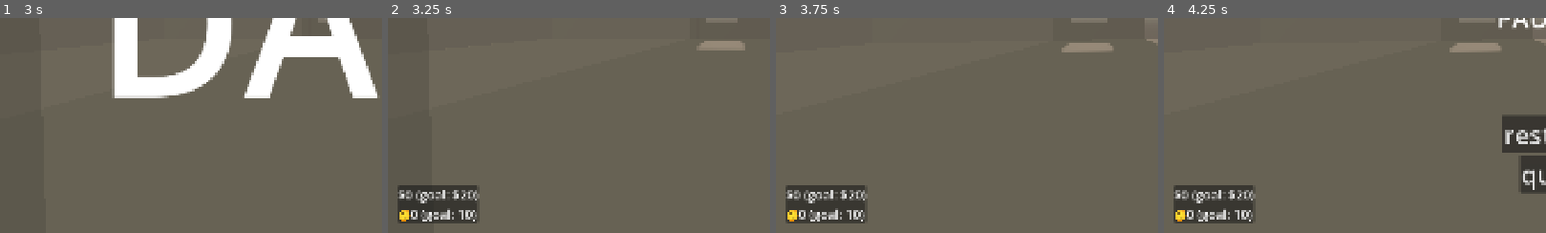
Above: before the commit, frames 1-4 (left to right).
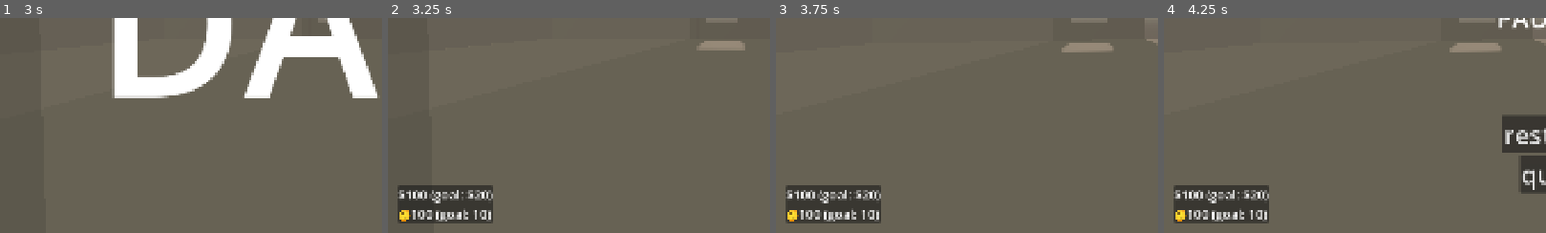
Above: after the commit, the same moments.

Repository: Sunday-Studio-Team/cafe
Game: Godot game, scene res://main.tscn
Two runs of this game, one before a commit and one after it. Both use one fixed random seed, a clock stepped at 60 frames per second and the inputs below. The engine's default icon, where the game draws it, is replaced by a stand-in: a white triangle on a blue panel in a dark square.
Inputs (mouse positions are % of the whole screen's width and height, from its top left):
- Up to frame 1 (3 s): move the mouse to (55, 50) at 0.52 s; hold E (interact) 0.53-1.28 s; hold W (move_forward) from 0.53 s (still down); move the mouse to (45, 50) at 1.27 s; tap E (interact) at 1.35, 2.3 s; move the mouse to (52, 48) at 2.02 s; hold Shift (sprint) 2.03-2.78 s; tap Enter at 2.75 s; move the mouse to (49, 52) at 2.77 s; tap I at 2.85 s
- Up to frame 2 (3.25 s): keep holding W (move_forward); tap E (interact) at 3.05 s
- Up to frame 3 (3.75 s): keep holding W (move_forward); tap Space at 3.5 s; move the mouse to (57, 51) at 3.52 s; hold E (interact) from 3.53 s (still down)
- Up to frame 4 (4.25 s): keep holding W (move_forward); keep holding E (interact); tap Escape (pause) at 4.15 s
The pictures show only the part of the screen within x 0-50%, y 50-100%; the shares and areas given below are measured in that part.

Frame 1 is identical in both runs. In frame 2, 1.8% of the frame differs, in the area x 4-28%, y 77-96%; in frame 3, 1.8%; in frame 4, 1.8%.

Commit message:
add (buggy + ugly) shop

Diff:
--- a/godot/autoloads/events.gd
+++ b/godot/autoloads/events.gd
@@ -16,6 +16,7 @@
 signal money_updated(new_value: float, old_value: float)
 signal customer_score_updated(new_value: int, old_value: int)
 signal alert_posted(message: String)
+signal items_updated
 # minigames
 signal minigame_active
 signal minigame_cancelled
--- a/godot/autoloads/global.gd
+++ b/godot/autoloads/global.gd
@@ -25,6 +25,7 @@
 var score_update_message: String
 var player_in_cctv_los := false
 var minigame_active := false
+var in_pc_ui := false
 var holding_ingredients := false
 var day := 1
 # this just defines the max day where we quit if we beat it
--- a/godot/desk.tscn
+++ b/godot/desk.tscn
@@ -1,4 +1,14 @@
 [gd_scene format=3 uid="uid://dhmqo5yinqk0t"]
+
+[ext_resource type="Script" uid="uid://cku66354bxktd" path="res://interactable.gd" id="1_ep8l3"]
+
+[sub_resource type="BoxShape3D" id="BoxShape3D_t5y75"]
+
+[sub_resource type="BoxShape3D" id="BoxShape3D_ep8l3"]
+size = Vector3(0.5, 1, 0.5)
+
+[sub_resource type="BoxShape3D" id="BoxShape3D_r42xq"]
+size = Vector3(1.49, 1, 1.01)
 
 [sub_resource type="BoxMesh" id="BoxMesh_r42xq"]
 size = Vector3(1.5, 0.1, 1)
@@ -39,88 +49,95 @@
 [sub_resource type="BoxMesh" id="BoxMesh_r8wvv"]
 size = Vector3(0.1, 0.025, 0.075)
 
-[sub_resource type="BoxShape3D" id="BoxShape3D_r42xq"]
-size = Vector3(1.49, 1, 1.01)
+[node name="Desk" type="Area3D" unique_id=2130239944 node_paths=PackedStringArray("mesh")]
+script = ExtResource("1_ep8l3")
+display_name = "use PC"
+mesh = NodePath("Model/Monitor")
+metadata/_custom_type_script = "uid://cku66354bxktd"
 
-[sub_resource type="BoxShape3D" id="BoxShape3D_ep8l3"]
-size = Vector3(0.5, 1, 0.5)
+[node name="CollisionShape3D" type="CollisionShape3D" parent="." unique_id=337724593]
+transform = Transform3D(1, 0, 0, 0, 1, 0, 0, 0, 1, 0, 1, 0)
+shape = SubResource("BoxShape3D_t5y75")
 
-[node name="Desk" type="StaticBody3D" unique_id=1519674799]
+[node name="StaticBody3D" type="StaticBody3D" parent="." unique_id=1519674799]
 
-[node name="Table" type="MeshInstance3D" parent="." unique_id=297491436]
-transform = Transform3D(1, 0, 0, 0, 1, 0, 0, 0, 1, 0, 0.7, 0)
+[node name="CollisionShape3D2" type="CollisionShape3D" parent="StaticBody3D" unique_id=487393276]
+transform = Transform3D(1, 0, 0, 0, 1, 0, 0, 0, 1, 0, 0.43864143, 0.8150705)
+shape = SubResource("BoxShape3D_ep8l3")
+
+[node name="CollisionShape3D" type="CollisionShape3D" parent="StaticBody3D" unique_id=302117327]
+transform = Transform3D(1, 0, 0, 0, 1, 0, 0, 0, 1, 0, 0.52379656, -0.0031053424)
+shape = SubResource("BoxShape3D_r42xq")
+
+[node name="Model" type="Node3D" parent="." unique_id=166450955]
+transform = Transform3D(1, 0, 0, 0, 1, 0, 0, 0, 1, 0.10080838, 0.80964196, 0.09252084)
+
+[node name="Table" type="MeshInstance3D" parent="Model" unique_id=297491436]
+transform = Transform3D(1, 0, 0, 0, 1, 0, 0, 0, 1, -0.10080838, -0.10964197, -0.09252084)
 mesh = SubResource("BoxMesh_r42xq")
 
-[node name="Leg" type="MeshInstance3D" parent="Table" unique_id=586339268]
+[node name="Leg" type="MeshInstance3D" parent="Model/Table" unique_id=586339268]
 transform = Transform3D(1, 0, 0, 0, 1, 0, 0, 0, 1, -0.6, -0.3, 0.4)
 mesh = SubResource("CylinderMesh_ep8l3")
 
-[node name="Leg2" type="MeshInstance3D" parent="Table" unique_id=1787574776]
+[node name="Leg2" type="MeshInstance3D" parent="Model/Table" unique_id=1787574776]
 transform = Transform3D(1, 0, 0, 0, 1, 0, 0, 0, 1, -0.6, -0.3, -0.4)
 mesh = SubResource("CylinderMesh_ep8l3")
 
-[node name="Leg3" type="MeshInstance3D" parent="Table" unique_id=405996757]
+[node name="Leg3" type="MeshInstance3D" parent="Model/Table" unique_id=405996757]
 transform = Transform3D(1, 0, 0, 0, 1, 0, 0, 0, 1, 0.6, -0.3, 0.4)
 mesh = SubResource("CylinderMesh_ep8l3")
 
-[node name="Leg4" type="MeshInstance3D" parent="Table" unique_id=1099823778]
+[node name="Leg4" type="MeshInstance3D" parent="Model/Table" unique_id=1099823778]
 transform = Transform3D(1, 0, 0, 0, 1, 0, 0, 0, 1, 0.6, -0.3, -0.4)
 mesh = SubResource("CylinderMesh_ep8l3")
 
-[node name="Chair" type="MeshInstance3D" parent="." unique_id=1908694284]
-transform = Transform3D(1, 0, 0, 0, 1, 0, 0, 0, 1, 0, 0.4, 0.8)
+[node name="Chair" type="MeshInstance3D" parent="Model" unique_id=1908694284]
+transform = Transform3D(1, 0, 0, 0, 1, 0, 0, 0, 1, -0.10080838, -0.40964195, 0.7074792)
 mesh = SubResource("CylinderMesh_r42xq")
 
-[node name="Back" type="MeshInstance3D" parent="Chair" unique_id=479097061]
+[node name="Back" type="MeshInstance3D" parent="Model/Chair" unique_id=479097061]
 transform = Transform3D(1, 0, 0, 0, 1, 0, 0, 0, 1, 0, 0.29514572, 0.21275967)
 mesh = SubResource("BoxMesh_ep8l3")
 
-[node name="Leg" type="MeshInstance3D" parent="Chair" unique_id=1645086392]
+[node name="Leg" type="MeshInstance3D" parent="Model/Chair" unique_id=1645086392]
 transform = Transform3D(1, 0, 0, 0, 1, 0, 0, 0, 1, -0.100000024, -0.20911375, -0.16314512)
 mesh = SubResource("CylinderMesh_t5y75")
 
-[node name="Leg2" type="MeshInstance3D" parent="Chair" unique_id=418650304]
+[node name="Leg2" type="MeshInstance3D" parent="Model/Chair" unique_id=418650304]
 transform = Transform3D(1, 0, 0, 0, 1, 0, 0, 0, 1, -0.100000024, -0.20911375, 0.15568203)
 mesh = SubResource("CylinderMesh_t5y75")
 
-[node name="Leg3" type="MeshInstance3D" parent="Chair" unique_id=1436348519]
+[node name="Leg3" type="MeshInstance3D" parent="Model/Chair" unique_id=1436348519]
 transform = Transform3D(1, 0, 0, 0, 1, 0, 0, 0, 1, 0.16004726, -0.20911375, -0.16314512)
 mesh = SubResource("CylinderMesh_t5y75")
 
-[node name="Leg4" type="MeshInstance3D" parent="Chair" unique_id=1674519016]
+[node name="Leg4" type="MeshInstance3D" parent="Model/Chair" unique_id=1674519016]
 transform = Transform3D(1, 0, 0, 0, 1, 0, 0, 0, 1, 0.16004726, -0.20911375, 0.15568203)
 mesh = SubResource("CylinderMesh_t5y75")
 
-[node name="Pc" type="MeshInstance3D" parent="." unique_id=1761426732]
-transform = Transform3D(-4.371139e-08, 1, 0, -1, -4.371139e-08, 0, 0, 0, 1, 0.54897773, 0.9479301, -0.19627096)
+[node name="Pc" type="MeshInstance3D" parent="Model" unique_id=1761426732]
+transform = Transform3D(-4.371139e-08, 1, 0, -1, -4.371139e-08, 0, 0, 0, 1, 0.44816935, 0.13828814, -0.2887918)
 mesh = SubResource("BoxMesh_t5y75")
 
-[node name="Monitor" type="MeshInstance3D" parent="." unique_id=218762248]
-transform = Transform3D(1, 0, 0, 0, 1, 0, 0, 0, 1, 0, 1.04603, -0.24978215)
+[node name="Monitor" type="MeshInstance3D" parent="Model" unique_id=218762248]
+transform = Transform3D(1, 0, 0, 0, 1, 0, 0, 0, 1, -0.10080838, 0.23638809, -0.34230298)
 mesh = SubResource("BoxMesh_se7ci")
 
-[node name="Screen" type="MeshInstance3D" parent="Monitor" unique_id=1353284685]
+[node name="Screen" type="MeshInstance3D" parent="Model/Monitor" unique_id=1353284685]
 transform = Transform3D(1, 0, 0, 0, 1, 0, 0, 0, 1, 0, 0, 0.027276814)
 mesh = SubResource("BoxMesh_lrwc4")
 
-[node name="Kb" type="MeshInstance3D" parent="." unique_id=1232282383]
-transform = Transform3D(0.9994531, 0, -0.033067957, 0, 1, 0, 0.033067957, 0, 0.9994531, -0.1077013, 0.75940037, 0.23132479)
+[node name="Kb" type="MeshInstance3D" parent="Model" unique_id=1232282383]
+transform = Transform3D(0.9994531, 0, -0.033067957, 0, 1, 0, 0.033067957, 0, 0.9994531, -0.20850968, -0.05024159, 0.13880396)
 mesh = SubResource("BoxMesh_tm3w8")
 
-[node name="Mouse" type="MeshInstance3D" parent="." unique_id=1146626200]
-transform = Transform3D(-0.25881904, 0, 0.9659258, 0, 1, 0, -0.9659258, 0, -0.25881904, 0.26438224, 0.7647054, 0.2208913)
+[node name="Mouse" type="MeshInstance3D" parent="Model" unique_id=1146626200]
+transform = Transform3D(-0.25881904, 0, 0.9659258, 0, 1, 0, -0.9659258, 0, -0.25881904, 0.16357386, -0.044936538, 0.12837046)
 mesh = SubResource("BoxMesh_r8wvv")
 
-[node name="CollisionShape3D" type="CollisionShape3D" parent="." unique_id=302117327]
-transform = Transform3D(1, 0, 0, 0, 1, 0, 0, 0, 1, 0, 0.52379656, -0.0031053424)
-shape = SubResource("BoxShape3D_r42xq")
-
-[node name="CollisionShape3D2" type="CollisionShape3D" parent="." unique_id=487393276]
-transform = Transform3D(1, 0, 0, 0, 1, 0, 0, 0, 1, 0, 0.43864143, 0.8150705)
-shape = SubResource("BoxShape3D_ep8l3")
-
-[node name="SpotLight3D" type="SpotLight3D" parent="." unique_id=2044123886]
-transform = Transform3D(1, 0, 0, 0, -0.5000001, 0.8660254, 0, -0.8660254, -0.5000001, 0, 1.049428, -0.15851712)
+[node name="SpotLight3D" type="SpotLight3D" parent="Model" unique_id=2044123886]
+transform = Transform3D(1, 0, 0, 0, -0.5000001, 0.8660254, 0, -0.8660254, -0.5000001, -0.10080838, 0.23978603, -0.25103796)
 visible = false
 light_energy = 0.5
 shadow_enabled = true
--- a/godot/interactable.gd
+++ b/godot/interactable.gd
@@ -43,7 +43,12 @@
 
 
 func _physics_process(delta: float) -> void:
-	if Global.hovered_interactable != self or not enabled:
+	if (
+		Global.hovered_interactable != self
+		or not enabled
+		or Global.in_pc_ui
+		or Global.minigame_active
+	):
 		if mesh:
 			mesh.material_overlay = null
 		if not keep_progress_on_interrupt:
--- /dev/null
+++ b/godot/items/barista_book.tres
@@ -0,0 +1,10 @@
+[gd_resource type="Resource" script_class="Item" format=3 uid="uid://b7j7p84hynyid"]
+
+[ext_resource type="Texture2D" uid="uid://b1j05q5s30754" path="res://icon.svg" id="1_c8eu7"]
+[ext_resource type="Script" uid="uid://w8k3e1miec1a" path="res://items/item.gd" id="2_2f08s"]
+
+[resource]
+script = ExtResource("2_2f08s")
+name = "barista book"
+icon = ExtResource("1_c8eu7")
+metadata/_custom_type_script = "uid://w8k3e1miec1a"
--- a/godot/items/item.gd
+++ b/godot/items/item.gd
@@ -7,6 +7,7 @@
 
 @export var name: String
 @export var icon: Texture
+@export var price: float = 5
 ## this will be for showing the item physically on the shelf when we own it
 ## (we might actually just show the icon as a 3d sprite, im sorta just sketching here)
 @export var model: PackedScene
--- /dev/null
+++ b/godot/items/nice_spoon.tres
@@ -0,0 +1,10 @@
+[gd_resource type="Resource" script_class="Item" format=3 uid="uid://kxjctrnpqcs3"]
+
+[ext_resource type="Script" uid="uid://w8k3e1miec1a" path="res://items/item.gd" id="1_4i5wr"]
+[ext_resource type="Texture2D" uid="uid://b1j05q5s30754" path="res://icon.svg" id="1_pd80m"]
+
+[resource]
+script = ExtResource("1_4i5wr")
+name = "nice spoon"
+icon = ExtResource("1_pd80m")
+metadata/_custom_type_script = "uid://w8k3e1miec1a"
--- /dev/null
+++ b/godot/items/shoes.tres
@@ -0,0 +1,13 @@
+[gd_resource type="Resource" script_class="Item" format=3 uid="uid://bhcmo11ttgvh3"]
+
+[ext_resource type="Texture2D" uid="uid://b1j05q5s30754" path="res://icon.svg" id="1_ajqi7"]
+[ext_resource type="Script" uid="uid://w8k3e1miec1a" path="res://items/item.gd" id="1_h0qgh"]
+
+[resource]
+script = ExtResource("1_h0qgh")
+name = "shoes"
+icon = ExtResource("1_ajqi7")
+stat_bonuses = {
+"default_move_speed": 0.25
+}
+metadata/_custom_type_script = "uid://w8k3e1miec1a"
--- a/godot/main.gd
+++ b/godot/main.gd
@@ -11,6 +11,8 @@
 @export var window: Node3D
 @export var ui: CanvasLayer
 @export var day_indicator: Label
+@export var desk: Interactable
+@export var pc_ui: Control
 #Minigame
 @export var minigame_controller: CanvasLayer
 @export var test_item: Item
@@ -27,16 +29,18 @@
 	Events.shift_started.connect(_on_shift_started)
 	Events.customer_approached_machine.connect(_on_customer_approached_machine)
 
+	desk.interacted.connect(_on_desk_interacted)
+
 	#Connect minigame
 	Events.minigame_active.connect(_on_minigame_active)
 	Events.minigame_end.connect(_on_minigame_end)
 
 	# we have to set these manually here so if we reload the scene theyll reset
-	Stats.daily_profit = 0
-	Stats.employee_rating = 0
+	Stats.daily_profit = 100
+	Stats.employee_rating = 100
 
 	set_per_day_stuff()
-	apply_item_effects()
+	#apply_item_effects()
 
 	ui.hide()
 	day_indicator.text = "DAY %s" % Global.day
@@ -140,3 +144,8 @@
 func _on_shift_started():
 	game_timer.start()
 	customer_spawn_timer.start()
+
+
+func _on_desk_interacted() -> void:
+	ui.hide()
+	pc_ui.show()
--- a/godot/main.tscn
+++ b/godot/main.tscn
@@ -8,7 +8,7 @@
 [ext_resource type="PackedScene" uid="uid://dhmqo5yinqk0t" path="res://desk.tscn" id="3_vivmo"]
 [ext_resource type="PackedScene" uid="uid://c01lyg34g6sxd" path="res://player.tscn" id="4_1bvp3"]
 [ext_resource type="PackedScene" uid="uid://dm7kt8nyip6tb" path="res://window.tscn" id="4_272bh"]
-[ext_resource type="Script" uid="uid://mf7n2lw6ea0i" path="res://ui/ui.gd" id="5_lquwl"]
+[ext_resource type="Script" uid="uid://mf7n2lw6ea0i" path="res://ui/pc/ui.gd" id="5_lquwl"]
 [ext_resource type="PackedScene" uid="uid://by5ndd0lvwdiv" path="res://open_close_sign.tscn" id="6_w48qg"]
 [ext_resource type="AudioStream" uid="uid://b81yrkbyintns" path="res://audio/money.wav" id="7_5vw27"]
 [ext_resource type="Texture2D" uid="uid://bieg4r5p475q3" path="res://sprites/cctv.png" id="7_ycdy4"]
@@ -18,6 +18,7 @@
 [ext_resource type="PackedScene" uid="uid://dltayqwtj31d1" path="res://ui/pause_menu.tscn" id="11_ycdy4"]
 [ext_resource type="PackedScene" uid="uid://ctyf8qliv65c4" path="res://security_cam.tscn" id="12_dg77c"]
 [ext_resource type="AudioStream" uid="uid://dqymj08g37g78" path="res://audio/time_low.mp3" id="14_yaehf"]
+[ext_resource type="PackedScene" uid="uid://1efsqsuvbkts" path="res://ui/pc/pc.tscn" id="20_82xsv"]
 [ext_resource type="PackedScene" uid="uid://c1vvwndvemdbo" path="res://ui/end_screen.tscn" id="21_getpj"]
 
 [sub_resource type="WorldBoundaryShape3D" id="WorldBoundaryShape3D_2cqfq"]
@@ -65,7 +66,7 @@
 format = 3
 stereo = true
 
-[node name="Main" type="Node3D" unique_id=1806237155 node_paths=PackedStringArray("machines", "cameras", "side_machine", "customer_spawn_timer", "spot_for_customer_entry", "customer_leaving_spot", "game_timer", "window", "ui", "day_indicator", "minigame_controller")]
+[node name="Main" type="Node3D" unique_id=1806237155 node_paths=PackedStringArray("machines", "cameras", "side_machine", "customer_spawn_timer", "spot_for_customer_entry", "customer_leaving_spot", "game_timer", "window", "ui", "day_indicator", "desk", "pc_ui", "minigame_controller")]
 script = ExtResource("1_ig7tw")
 machines = [NodePath("Machines/Machine2"), NodePath("Machines/Machine3")]
 cameras = NodePath("SecurityCams")
@@ -78,6 +79,8 @@
 window = NodePath("Window")
 ui = NodePath("UI")
 day_indicator = NodePath("DayIndicator/Label")
+desk = NodePath("Building/Desk")
+pc_ui = NodePath("PCUI/PC")
 minigame_controller = NodePath("MinigameController")
 test_item = ExtResource("3_82xsv")
 
@@ -532,5 +535,11 @@
 [node name="EndScreen" parent="." unique_id=1100370049 instance=ExtResource("21_getpj")]
 visible = false
 
+[node name="PCUI" type="CanvasLayer" parent="." unique_id=1232958959]
+
+[node name="PC" parent="PCUI" unique_id=303240417 node_paths=PackedStringArray("ui") instance=ExtResource("20_82xsv")]
+visible = false
+ui = NodePath("../../UI")
+
 [editable path="SecurityCams/SecurityCam2"]
 [editable path="SecurityCams/SecurityCam4"]
--- a/godot/player.gd
+++ b/godot/player.gd
@@ -62,7 +62,12 @@
 
 
 func handle_movement(delta: float) -> void:
-	if not movement_enabled or holding_interactable or Global.minigame_active:
+	if (
+		not movement_enabled
+		or holding_interactable
+		or Global.minigame_active
+		or Global.in_pc_ui
+	):
 		velocity = Vector3.ZERO
 		return
 	# get the input direction (literally a Vector2 of the WASD/stick direction in x and y)
--- a/godot/stationary_cafe.tscn
+++ b/godot/stationary_cafe.tscn
@@ -5,7 +5,7 @@
 [ext_resource type="PackedScene" uid="uid://c01lyg34g6sxd" path="res://player.tscn" id="1_wprfe"]
 [ext_resource type="PackedScene" uid="uid://dp7t0dh80ct1r" path="res://customer.tscn" id="2_cpnvh"]
 [ext_resource type="PackedScene" uid="uid://dm7kt8nyip6tb" path="res://window.tscn" id="3_e11qe"]
-[ext_resource type="Script" uid="uid://mf7n2lw6ea0i" path="res://ui/ui.gd" id="6_ybsfc"]
+[ext_resource type="Script" uid="uid://mf7n2lw6ea0i" path="res://ui/pc/ui.gd" id="6_ybsfc"]
 [ext_resource type="Script" uid="uid://d26vdt6uji0gm" path="res://ui/pause_menu.gd" id="7_yr38v"]
 
 [sub_resource type="Environment" id="Environment_wprfe"]
--- a/godot/ui/pause_menu.gd
+++ b/godot/ui/pause_menu.gd
@@ -25,6 +25,7 @@
 	if (
 		Input.is_action_just_pressed("pause")
 		and not Global.minigame_active
+		and not Global.in_pc_ui
 		and not in_end_screen
 	):
 		get_tree().paused = !get_tree().paused
--- /dev/null
+++ b/godot/ui/pc/email_app.tscn
@@ -0,0 +1,11 @@
+[gd_scene format=3 uid="uid://c3hbk2kct6kc7"]
+
+[ext_resource type="PackedScene" uid="uid://cqa614p1f0ccb" path="res://ui/pc/pc_app.tscn" id="1_yb0su"]
+
+[node name="EmailApp" unique_id=270681436 instance=ExtResource("1_yb0su")]
+
+[node name="ScrollContainer" type="ScrollContainer" parent="MarginContainer/VBoxContainer" parent_id_path=PackedInt32Array(1960292155) index="1" unique_id=194945357]
+layout_mode = 2
+
+[node name="Emails" type="VBoxContainer" parent="MarginContainer/VBoxContainer/ScrollContainer" index="0" unique_id=1640140603]
+layout_mode = 2
--- /dev/null
+++ b/godot/ui/pc/pc.gd
@@ -0,0 +1,36 @@
+extends Control
+
+@export var email_button: Button
+@export var shop_button: Button
+@export var email_app: PCApp
+@export var shop_app: PCApp
+@export var exit_button: Button
+## regular game hud
+@export var ui: CanvasLayer
+
+
+func _ready() -> void:
+	email_button.pressed.connect(_on_email_button_pressed)
+	shop_button.pressed.connect(_on_shop_button_pressed)
+	exit_button.pressed.connect(
+		func():
+			hide()
+			ui.show()
+	)
+	visibility_changed.connect(
+		func():
+			if visible:
+				Global.in_pc_ui = true
+				Input.mouse_mode = Input.MOUSE_MODE_VISIBLE
+			else:
+				Global.in_pc_ui = false
+				Input.mouse_mode = Input.MOUSE_MODE_CAPTURED
+	)
+
+
+func _on_email_button_pressed() -> void:
+	email_app.show()
+
+
+func _on_shop_button_pressed() -> void:
+	shop_app.show()
--- /dev/null
+++ b/godot/ui/pc/pc.tscn
@@ -0,0 +1,80 @@
+[gd_scene format=3 uid="uid://1efsqsuvbkts"]
+
+[ext_resource type="Script" uid="uid://dp6xi3yg7ev4q" path="res://ui/pc/pc.gd" id="1_yl021"]
+[ext_resource type="Texture2D" uid="uid://bmqsi4w6n2thu" path="res://sprites/email_icon.png" id="2_am8ka"]
+[ext_resource type="Texture2D" uid="uid://d3nmgsusj5d7c" path="res://sprites/shop_icon.png" id="3_qefv1"]
+[ext_resource type="PackedScene" uid="uid://bgyc1mnye0hph" path="res://ui/pc/shop_app.tscn" id="4_klsw4"]
+[ext_resource type="PackedScene" uid="uid://c3hbk2kct6kc7" path="res://ui/pc/email_app.tscn" id="5_k03dd"]
+
+[node name="PC" type="Control" unique_id=303240417 node_paths=PackedStringArray("email_button", "shop_button", "email_app", "shop_app", "exit_button")]
+layout_mode = 3
+anchors_preset = 15
+anchor_right = 1.0
+anchor_bottom = 1.0
+grow_horizontal = 2
+grow_vertical = 2
+script = ExtResource("1_yl021")
+email_button = NodePath("MarginContainer/Apps/Email")
+shop_button = NodePath("MarginContainer/Apps/Shop")
+email_app = NodePath("MarginContainer/EmailApp")
+shop_app = NodePath("MarginContainer/ShopApp")
+exit_button = NodePath("MarginContainer/Exit")
+
+[node name="MarginContainer" type="MarginContainer" parent="." unique_id=1233319173]
+layout_mode = 1
+anchors_preset = 15
+anchor_right = 1.0
+anchor_bottom = 1.0
+grow_horizontal = 2
+grow_vertical = 2
+theme_override_constants/margin_left = 100
+theme_override_constants/margin_top = 100
+theme_override_constants/margin_right = 100
+theme_override_constants/margin_bottom = 100
+
+[node name="Background" type="ColorRect" parent="MarginContainer" unique_id=645540393]
+layout_mode = 2
+color = Color(0.28485027, 0.28485027, 0.28485027, 1)
+
+[node name="Apps" type="HBoxContainer" parent="MarginContainer" unique_id=620486221]
+layout_mode = 2
+theme_override_constants/separation = 50
+
+[node name="Email" type="Button" parent="MarginContainer/Apps" unique_id=99455866]
+texture_filter = 1
+layout_mode = 2
+size_flags_horizontal = 10
+size_flags_vertical = 4
+theme_override_font_sizes/font_size = 64
+text = "email"
+icon = ExtResource("2_am8ka")
+icon_alignment = 1
+vertical_icon_alignment = 0
+expand_icon = true
+
+[node name="Shop" type="Button" parent="MarginContainer/Apps" unique_id=58281754]
+texture_filter = 1
+layout_mode = 2
+size_flags_horizontal = 2
+size_flags_vertical = 4
+theme_override_font_sizes/font_size = 64
+text = "shop"
+icon = ExtResource("3_qefv1")
+icon_alignment = 1
+vertical_icon_alignment = 0
+expand_icon = true
+
+[node name="ShopApp" parent="MarginContainer" unique_id=270681436 instance=ExtResource("4_klsw4")]
+visible = false
+layout_mode = 2
+
+[node name="EmailApp" parent="MarginContainer" unique_id=1865286583 instance=ExtResource("5_k03dd")]
+visible = false
+layout_mode = 2
+
+[node name="Exit" type="Button" parent="MarginContainer" unique_id=114216245]
+layout_mode = 2
+size_flags_horizontal = 0
+size_flags_vertical = 8
+theme_override_font_sizes/font_size = 64
+text = "exit"
--- /dev/null
+++ b/godot/ui/pc/pc_app.gd
@@ -0,0 +1,13 @@
+class_name PCApp
+extends Control
+
+@export var x_button: Button
+
+
+# Called when the node enters the scene tree for the first time.
+func _ready() -> void:
+	x_button.pressed.connect(_on_x_button_pressed)
+
+
+func _on_x_button_pressed() -> void:
+	hide()
--- /dev/null
+++ b/godot/ui/pc/pc_app.tscn
@@ -0,0 +1,40 @@
+[gd_scene format=3 uid="uid://cqa614p1f0ccb"]
+
+[ext_resource type="Script" uid="uid://c2kd813hncs14" path="res://ui/pc/pc_app.gd" id="1_616af"]
+
+[sub_resource type="Theme" id="Theme_616af"]
+default_font_size = 64
+
+[node name="PcApp" type="Control" unique_id=270681436 node_paths=PackedStringArray("x_button")]
+layout_mode = 3
+anchors_preset = 0
+offset_right = 1920.0
+offset_bottom = 1080.0
+script = ExtResource("1_616af")
+x_button = NodePath("MarginContainer/VBoxContainer/TopBar/X")
+
+[node name="MarginContainer" type="MarginContainer" parent="." unique_id=1131925057]
+layout_mode = 1
+anchors_preset = 15
+anchor_right = 1.0
+anchor_bottom = 1.0
+grow_horizontal = 2
+grow_vertical = 2
+theme = SubResource("Theme_616af")
+
+[node name="Background" type="ColorRect" parent="MarginContainer" unique_id=533031003]
+layout_mode = 2
+color = Color(0.5529556, 0.55295557, 0.55295557, 1)
+
+[node name="VBoxContainer" type="VBoxContainer" parent="MarginContainer" unique_id=1960292155]
+layout_mode = 2
+
+[node name="TopBar" type="HBoxContainer" parent="MarginContainer/VBoxContainer" unique_id=879380438]
+layout_mode = 2
+size_flags_vertical = 0
+
+[node name="X" type="Button" parent="MarginContainer/VBoxContainer/TopBar" unique_id=1508020803]
+layout_mode = 2
+size_flags_horizontal = 10
+size_flags_vertical = 0
+text = "❌"
--- /dev/null
+++ b/godot/ui/pc/shop_app.gd
@@ -0,0 +1,69 @@
+extends PCApp
+
+@export var items_container: Container
+@export var bank_balance: Label
+
+var number_of_items_to_show := 3
+var items_in_shop: Array[Item]
+
+
+# Called when the node enters the scene tree for the first time.
+func _ready() -> void:
+	super()
+	populate_items()
+
+
+func _physics_process(_delta: float) -> void:
+	bank_balance.text = "🏦 bank balance: %s" % Global.float_to_price(Stats.bank_money)
+
+
+func populate_items() -> void:
+	var random_item: Item = null
+	# we track this in case something goes wrong here with finding the items
+	# and we dont get the game stuck in an infinite loop
+	var loops := 0
+	var valid_item := true
+	for slot in number_of_items_to_show:
+		while (
+			random_item == null
+			or items_in_shop.has(random_item)
+			or Global.owned_items.has(random_item)
+		):
+			random_item = Global.items.pick_random()
+			loops += 1
+			if loops >= 50:
+				valid_item = false
+				push_error("not enough valid items to populate shop")
+				break
+
+		if valid_item:
+			var item_button := ItemButton.new()
+			item_button.item = random_item
+			items_container.add_child(item_button)
+			items_in_shop.append(random_item)
+
+
+class ItemButton extends Button:
+	var item: Item
+
+
+	func _ready() -> void:
+		pressed.connect(
+			func():
+				if Stats.bank_money >= item.price:
+					apply_stats()
+					Stats.bank_money -= item.price
+					Global.owned_items.append(item)
+					queue_free()
+		)
+
+		text = "%s (%s)" % [item.name, Global.float_to_price(item.price)]
+		icon = item.icon
+
+
+	func apply_stats():
+		for stat in item.stat_bonuses:
+			var current_stat = Stats.get(stat)
+			Stats.set(stat, current_stat + item.stat_bonuses[stat])
+		for rule in item.rules:
+			Global.set(rule, item.rules[rule])
--- /dev/null
+++ b/godot/ui/pc/shop_app.tscn
@@ -0,0 +1,19 @@
+[gd_scene format=3 uid="uid://bgyc1mnye0hph"]
+
+[ext_resource type="PackedScene" uid="uid://cqa614p1f0ccb" path="res://ui/pc/pc_app.tscn" id="1_swvwp"]
+[ext_resource type="Script" uid="uid://nbfwdp3xcbh3" path="res://ui/pc/shop_app.gd" id="2_c06av"]
+
+[node name="ShopApp" unique_id=270681436 node_paths=PackedStringArray("items_container", "bank_balance") instance=ExtResource("1_swvwp")]
+script = ExtResource("2_c06av")
+items_container = NodePath("MarginContainer/VBoxContainer/Items")
+bank_balance = NodePath("MarginContainer/Bank")
+
+[node name="Items" type="HBoxContainer" parent="MarginContainer/VBoxContainer" parent_id_path=PackedInt32Array(1960292155) index="1" unique_id=982291301]
+layout_mode = 2
+
+[node name="Bank" type="Label" parent="MarginContainer" parent_id_path=PackedInt32Array(1131925057) index="2" unique_id=643122758]
+layout_mode = 2
+size_flags_horizontal = 8
+size_flags_vertical = 8
+theme_override_font_sizes/font_size = 64
+text = "money in bank: $10"
Binary file added: godot/sprites/email_icon.png
Not shown, added: godot/sprites/email_icon.png.import
Binary file added: godot/sprites/shop_icon.png
Not shown, added: godot/sprites/shop_icon.png.import
Not shown, added: godot/ui/pc/pc.gd.uid
Not shown, added: godot/ui/pc/pc_app.gd.uid
Not shown, added: godot/ui/pc/shop_app.gd.uid
Renamed: godot/ui/ui.gd -> godot/ui/pc/ui.gd
Renamed: godot/ui/ui.gd.uid -> godot/ui/pc/ui.gd.uid
